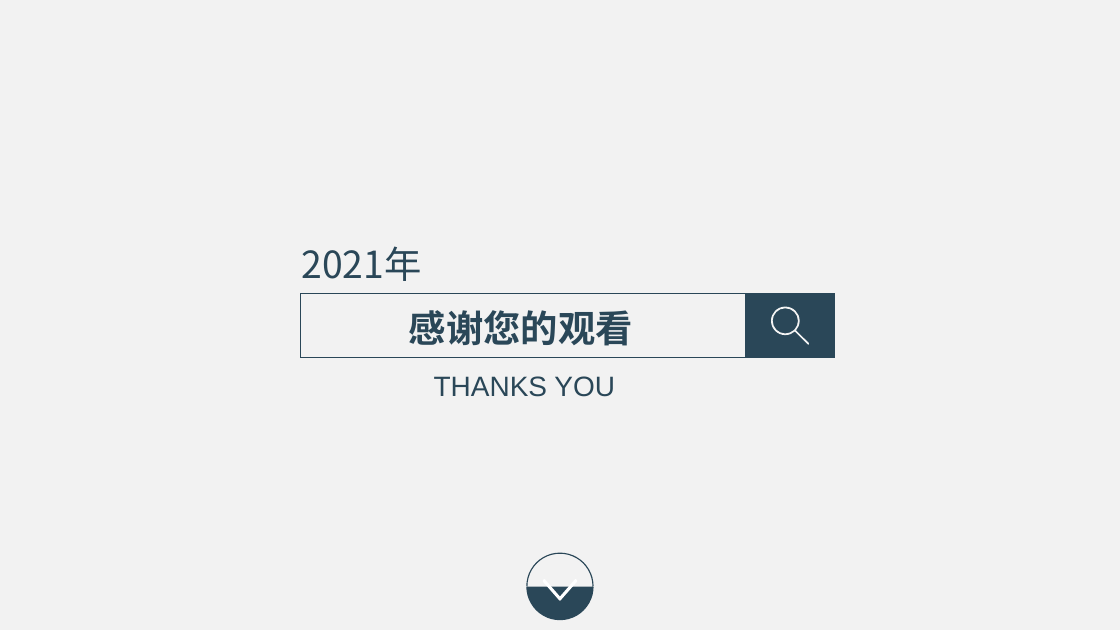
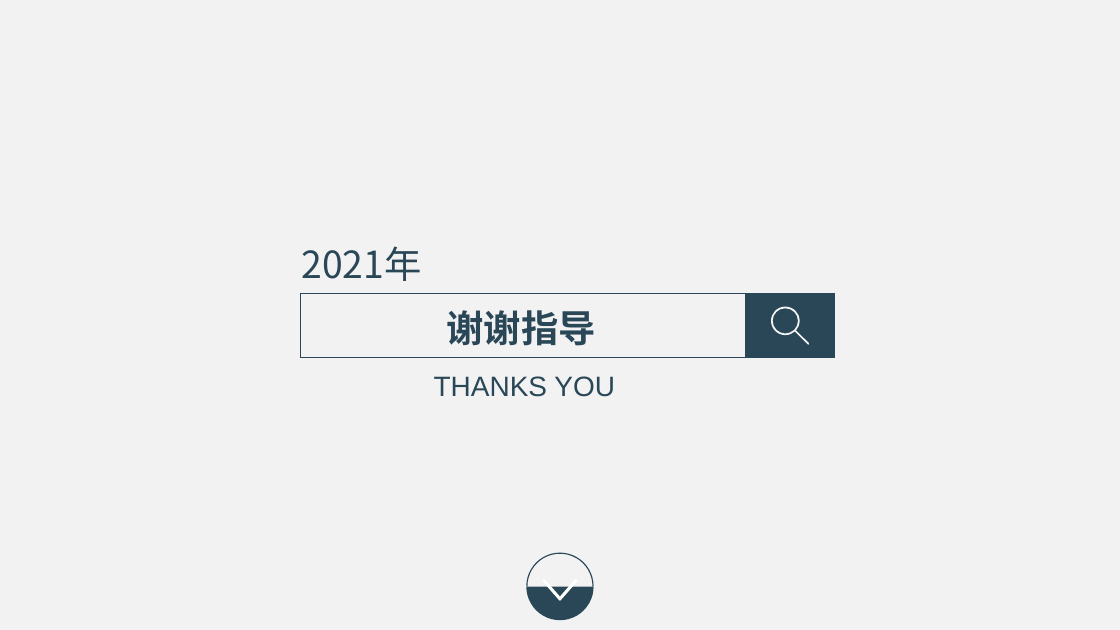
Before and after one commit to ChenZiHong-Gavin/Semantic-Equivalent-Adversarial-Data, a slide deck: slide 36 of doc/3. PPT/用于视觉问答的语义等效对抗性数据扩展.pptx (slide 49 before the commit). Drawn at 1120x630 pixels with LibreOffice and Linux fonts; fonts in the diff are those of the drawing. Boxes give left, top, right and bottom in pixels: in the first picture for what was removed or moved away, otherwise in the second. Text is boxed around its words. In the diff, an @@ line names an element or a change of style, - is before the commit and + after.

```diff
--- a/doc/3. PPT/用于视觉问答的语义等效对抗性数据扩展.pptx
+++ b/doc/3. PPT/用于视觉问答的语义等效对抗性数据扩展.pptx
@@ text at (446, 310, 595, 346): text changed @@
-感谢您的观看
+谢谢指导
```
Also in this commit, not shown: 4 other slides changed, 3 slides added, 16 slides removed, 1 other file.
